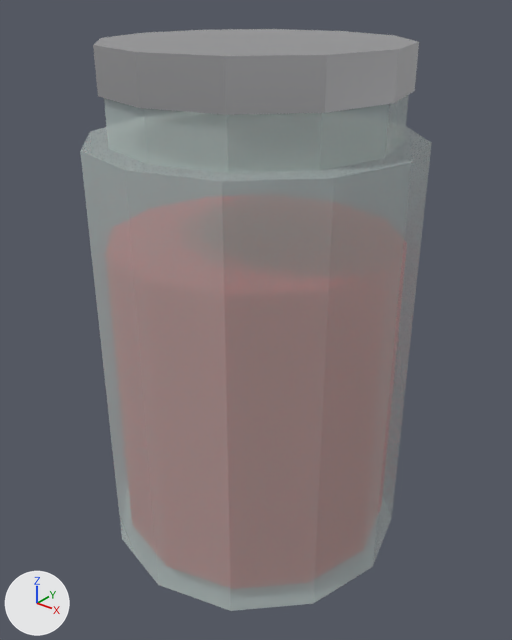
Two versions of the glTF model assets/models/apartment/jar_jam.glb, one commit apart.
One viewpoint serves both versions: a camera (50 mm lens) standing at (0.261, -0.325, 0.354) and looking at (0.003, -0.002, 0.154). Every picture has the same lights, and +X, +Y and +Z are marked at lower left. The picture after the commit comes second. Vertices at exactly the same position are counted once.

The first picture shows 'jar_jam'.
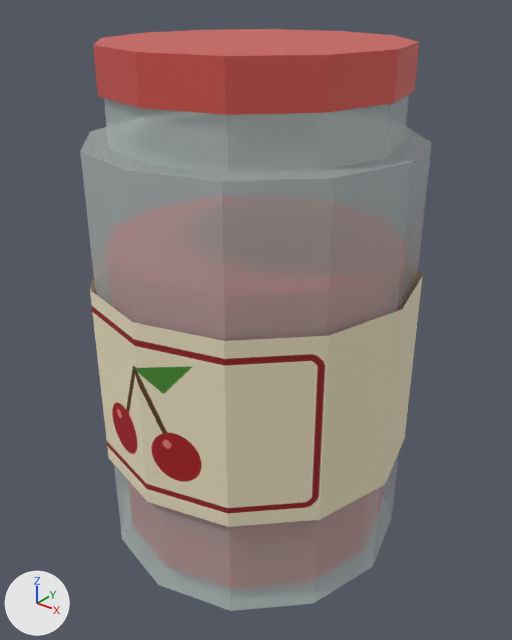
Changed parts and their boxes (x1, y1, x2, y2) in the pictures (512 x 640 px):
part 1 of me_cylinder_015, added: after (90, 271, 423, 527)
part 2 of me_cylinder_015, recoloured: (93, 29, 419, 115) in both

The edits, one by one:
Picture 'jar_label_jam' (img_jar_label_jam) is new.
Material 'Label_jar_jam' (mat_label_jar_jam) is new.
Its texture is img_jar_label_jam.
Its roughness is 0.8.
Material 'LidRed' (mat_lidred) is new.
Its base color is (0.7, 0.1, 0.08) (red #da5950).
Its metallic is 0.15.
Its roughness is 0.4.
me_cylinder_015 is used by ob_jar_jam; location (0.0, 0.0, 0.0).
me_cylinder_015 had 96 vertices, 176 faces and spanned x -0.1..0.1, y -0.1..0.1, z 0.0..0.322.
me_cylinder_015 now has 122 vertices, 200 faces and spans x -0.103..0.103, y -0.103..0.103, z 0.0..0.322.
me_cylinder_015 part 1: a new loose piece of 26 vertices spanning x -0.103..0.103, y -0.103..0.103, z 0.07..0.19, in mat_label_jar_jam (picture img_jar_label_jam).
me_cylinder_015 part 2: 44 faces spanning x -0.088..0.088, y -0.088..0.088, z 0.298..0.322 switch from mat_lid (light grey #dadadd) to mat_lidred (red #da5950).
me_cylinder_015 gains material mat_label_jar_jam (picture img_jar_label_jam).
